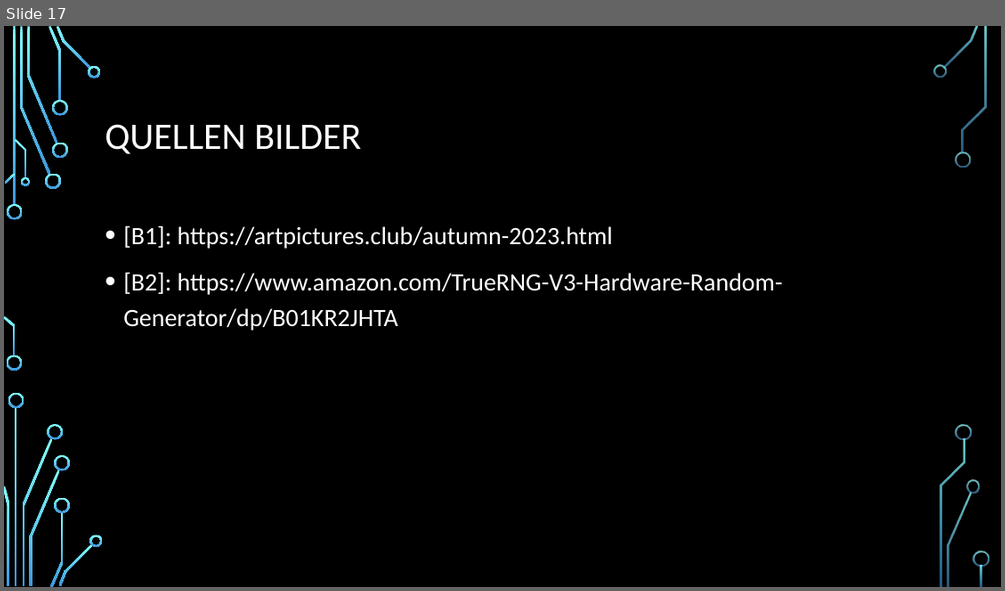
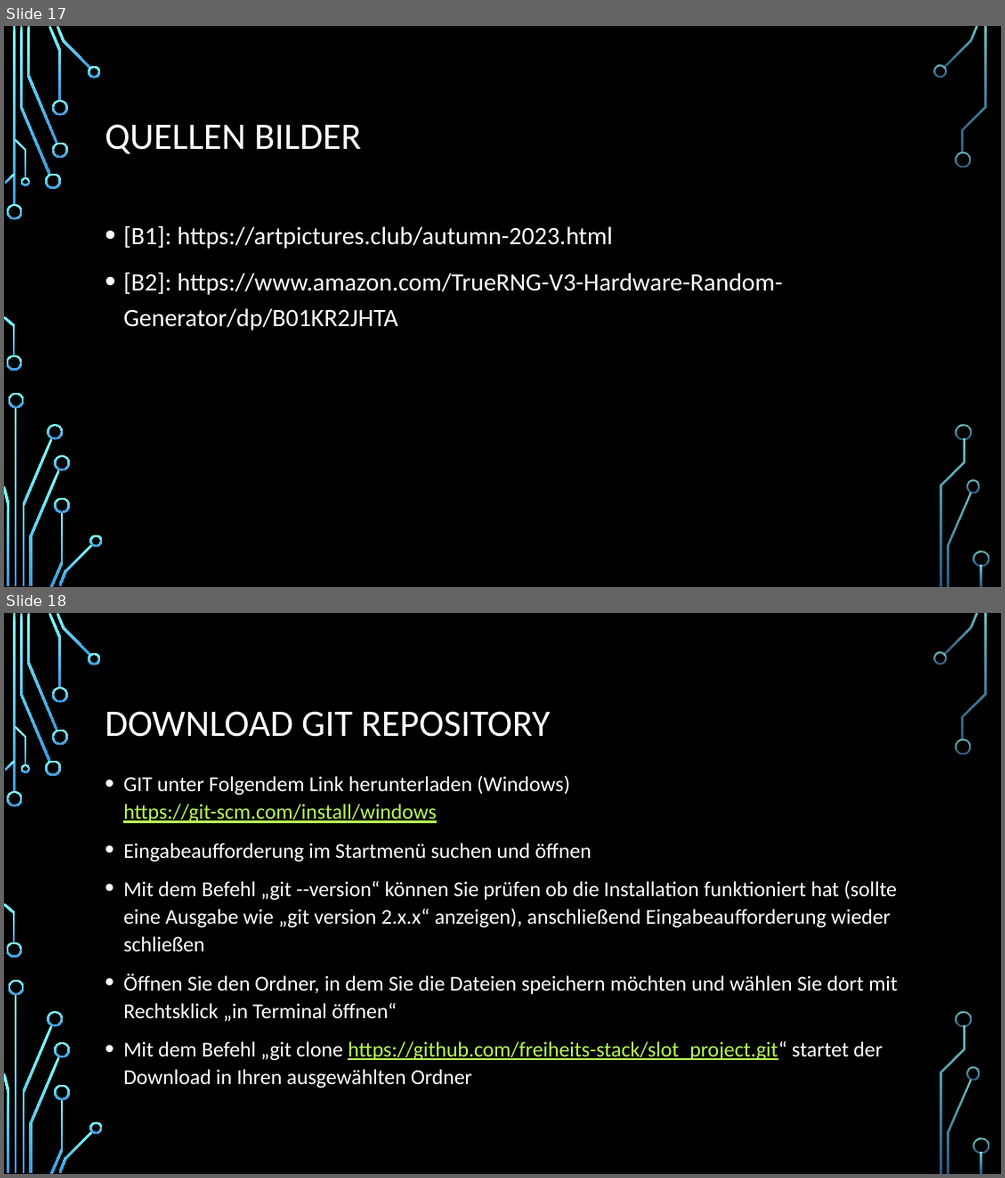
Before and after one commit to freiheits-stack/slot_project, a slide deck: docs/Spiel_Quantenzufall_Präsentation_neu.pptx. Shown one above the other, each under a label of ours: slide 17 before the commit, slides 17 and 18 after it. The pictures are 1005x591 and 1005x1178 pixels, drawn with LibreOffice and Linux fonts; fonts in the diff are those of the drawing; background and template pictures are left out. Boxes give left, top, right and bottom in pixels: in the first picture for what was removed or moved away, otherwise in the second. Text is boxed around its words. In the diff, an @@ line names an element or a change of style, - is before the commit and + after.

Commit message:
added Presentation

```diff
--- a/docs/Spiel_Quantenzufall_Präsentation_neu.pptx
+++ b/docs/Spiel_Quantenzufall_Präsentation_neu.pptx
@@ slide 18 added at <box>4,613,1001,1174</box>, background picture (left out); not listed: 36 template elements that a slide beside it also shows @@
@@ title added at <box>105,711,550,737</box>, 36 pt, text #FFFFFF @@
+DOWNLOAD GIT REPOSITORY
@@ text added at <box>123,775,898,1087</box>, 20.4 pt, text #FFFFFF @@
+• GIT unter Folgendem Link herunterladen (Windows)
+  https://git-scm.com/install/windows
+• Eingabeaufforderung im Startmenü suchen und öffnen
+• Mit dem Befehl „git --version“ können Sie prüfen ob die Installation funktioniert hat (sollte eine Ausgabe wie „git version 2.x.x“ anzeigen), anschließend Eingabeaufforderung wieder schließen
+• Öffnen Sie den Ordner, in dem Sie die Dateien speichern möchten und wählen Sie dort mit Rechtsklick „in Terminal öffnen“
+• Mit dem Befehl „git clone https://github.com/freiheits-stack/slot_project.git“ startet der Download in Ihren ausgewählten Ordner
```
Also in this commit, not shown: 1 other file.
